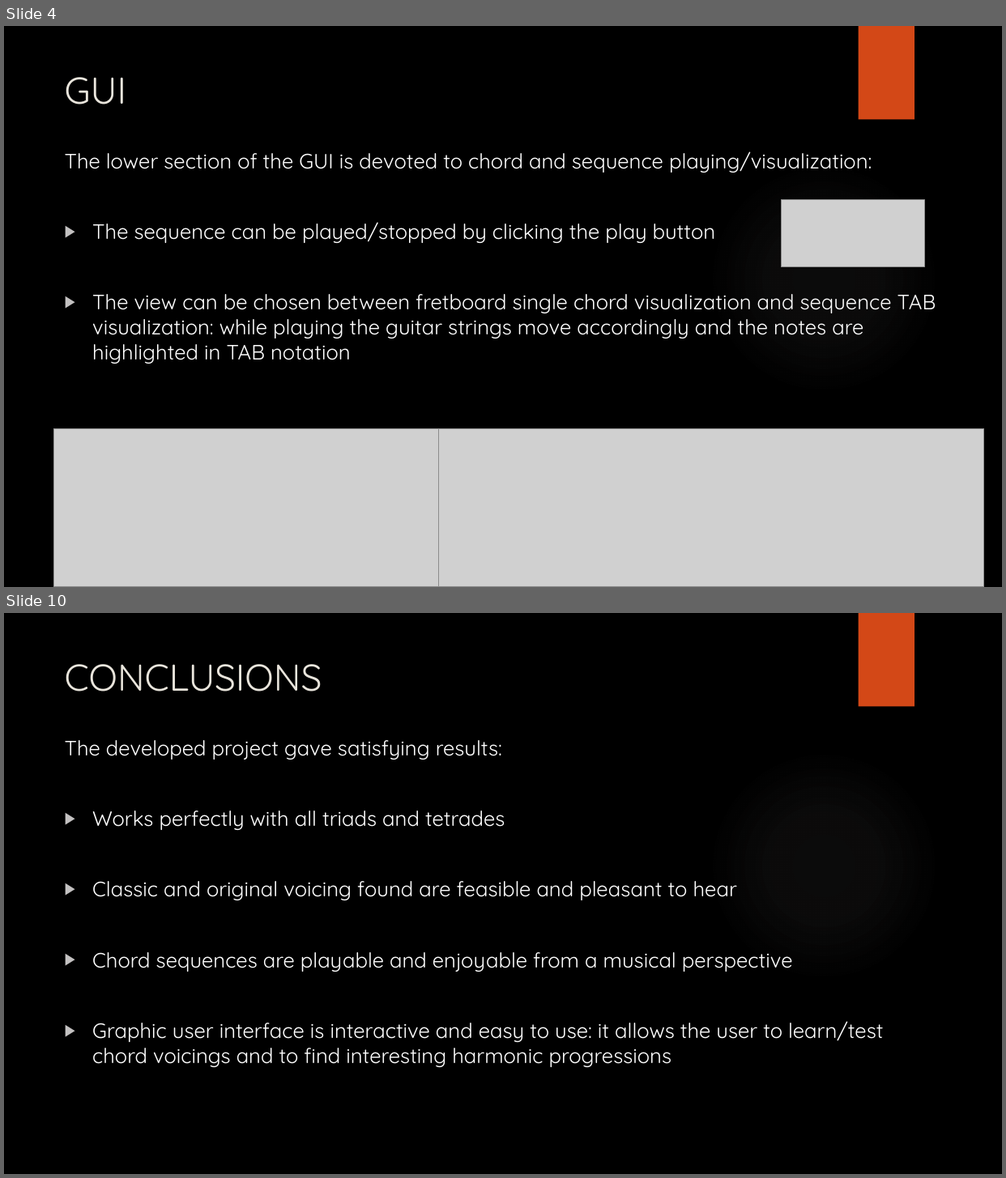
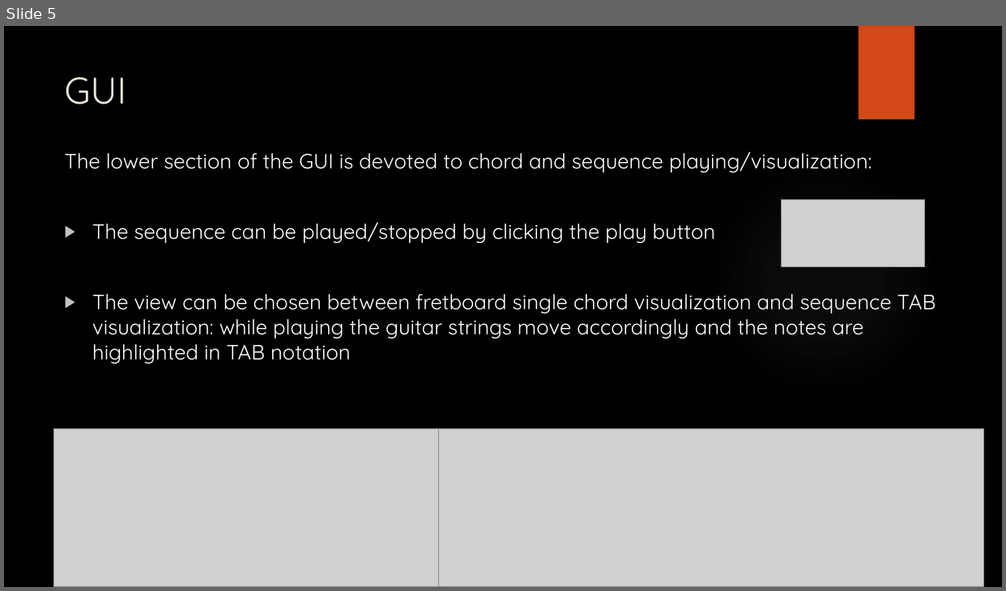
Before and after one commit to korpsvart/TabMaker, a slide deck: TabMaker.pptx. Shown one above the other, each under a label of ours: slides 4 and 10 before the commit, slide 5 after it; the slides between them are not shown. The pictures are 1006x1178 and 1006x591 pixels, drawn with LibreOffice and Linux fonts; fonts in the diff are those of the drawing; grey boxes stand for pictures; background and template pictures are left out. Boxes give left, top, right and bottom in pixels: in the first picture for what was removed or moved away, otherwise in the second. Text is boxed around its words. In the diff, an @@ line names an element or a change of style, - is before the commit and + after.

```diff
--- a/TabMaker.pptx
+++ b/TabMaker.pptx
@@ slide 10 removed at (4, 613, 1002, 1174), background picture (left out); not listed: 2 template elements that a slide beside it also shows @@
@@ text removed at (65, 664, 322, 692) @@
-CONCLUSIONS
@@ text removed at (65, 740, 883, 1067) @@
-The developed project gave satisfying results:
-▶ Works perfectly with all triads and tetrades
-▶ Classic and original voicing found are feasible and pleasant to hear
-▶ Chord sequences are playable and enjoyable from a musical perspective
-▶ Graphic user interface is interactive and easy to use: it allows the user to learn/test chord voicings and to find interesting harmonic progressions
@@ what was slide 4 is now slide 5 @@
```
Also in this commit, not shown: 7 slides changed, 2 slides added, 1 other file.
